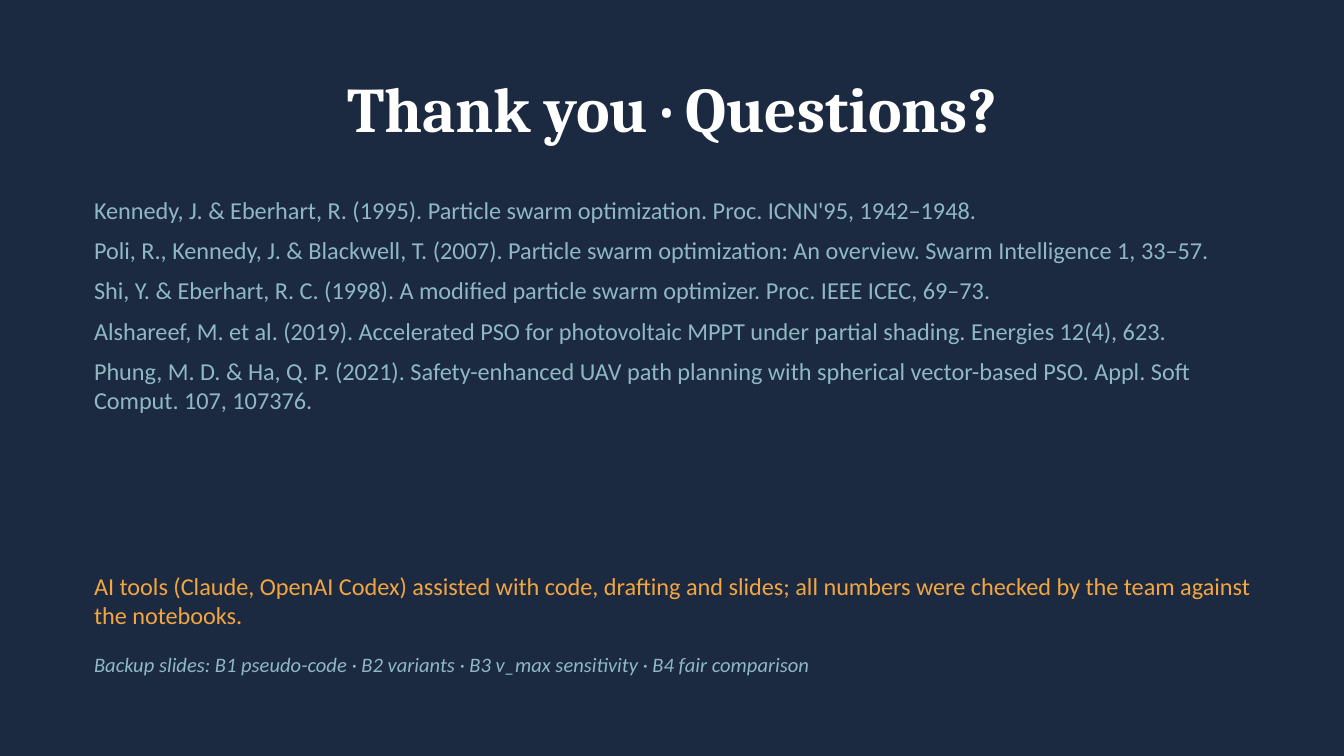
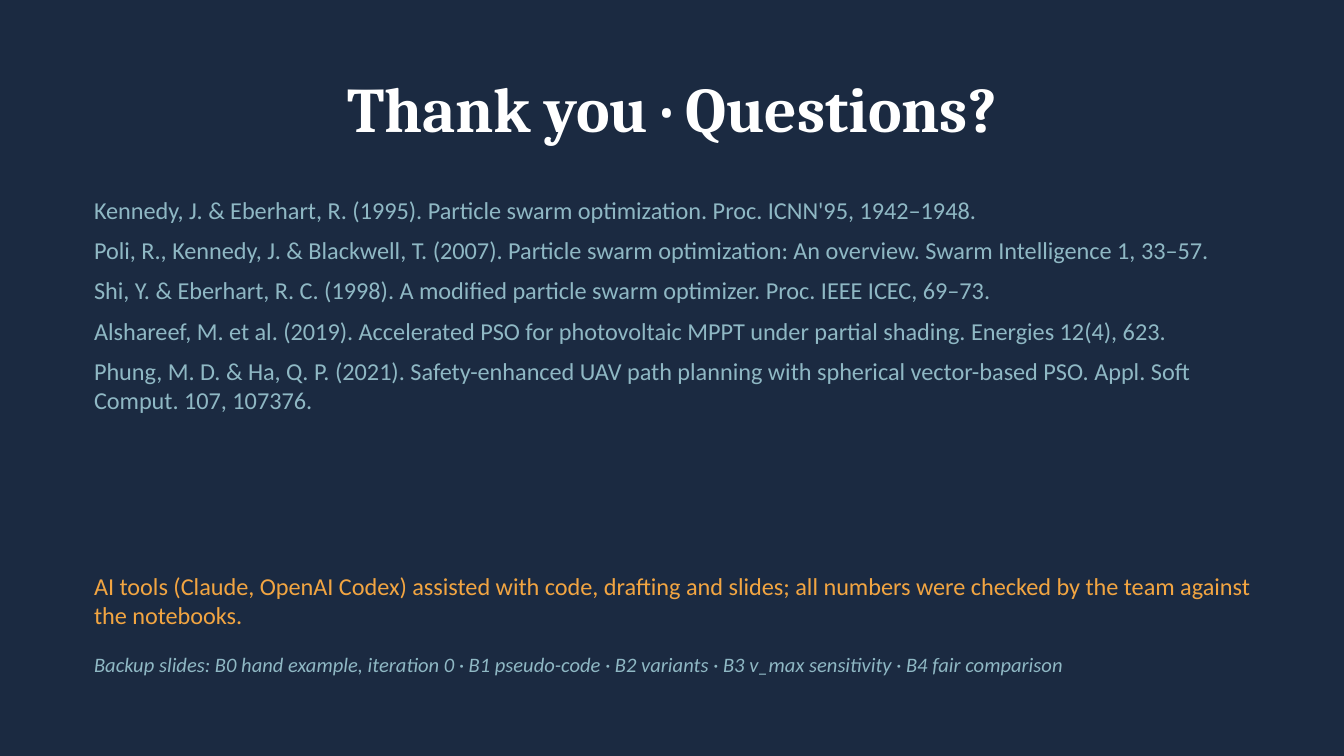
Before and after one commit to huynhhuuphucminh/Seminar-AI, a slide deck: slide 14 of slides/Slide_Seminar_PSO.pptx (slide 15 before the commit). Drawn at 1344x756 pixels with LibreOffice and Linux fonts; fonts in the diff are those of the drawing. Boxes give left, top, right and bottom in pixels: in the first picture for what was removed or moved away, otherwise in the second. Text is boxed around its words. In the diff, an @@ line names an element or a change of style, - is before the commit and + after.

```diff
--- a/slides/Slide_Seminar_PSO.pptx
+++ b/slides/Slide_Seminar_PSO.pptx
@@ text at (94, 658, 1062, 676): text changed @@
-Backup slides: B1 pseudo-code · B2 variants · B3 v_max sensitivity · B4 fair comparison
+Backup slides: B0 hand example, iteration 0 · B1 pseudo-code · B2 variants · B3 v_max sensitivity · B4 fair comparison
```
Also in this commit, not shown: 2 other slides changed, 3 other files.
